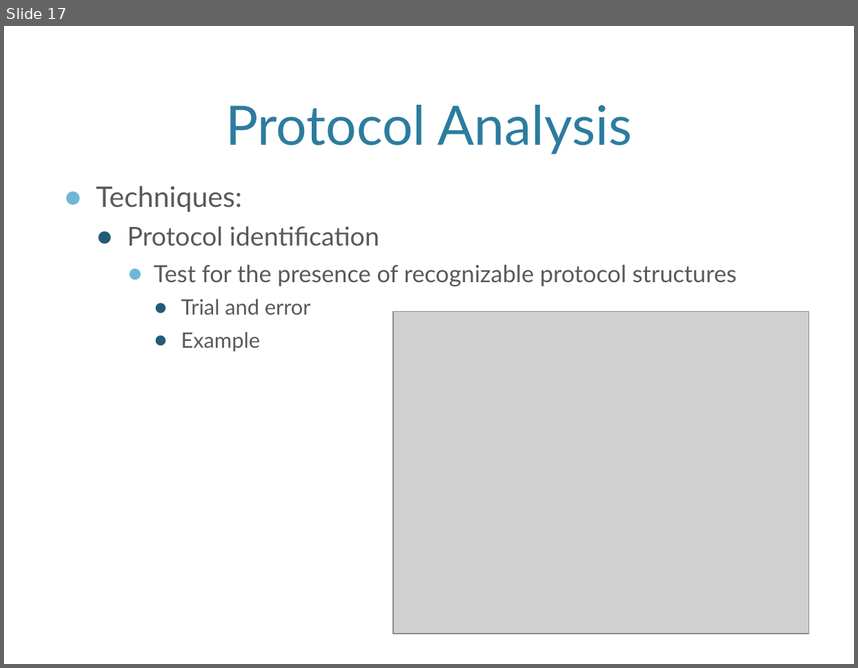
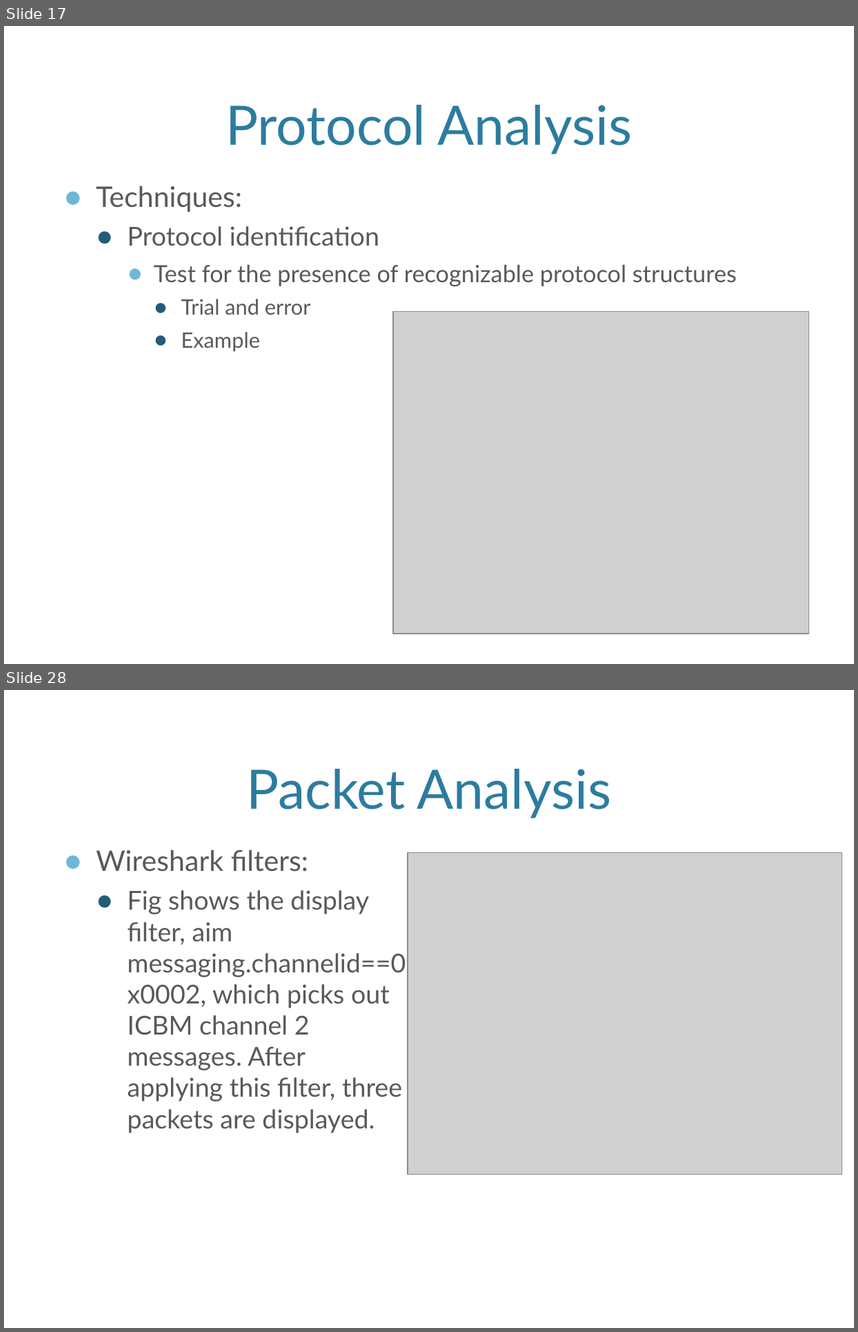
Before and after one commit to nave91/CS695NetForensics, a slide deck: Ch4.Packet_Analysis.pptx. Shown one above the other, each under a label of ours: slide 17 before the commit, slides 17 and 28 after it; the slides between them are not shown. The pictures are 858x668 and 858x1332 pixels, drawn with LibreOffice and Linux fonts; fonts in the diff are those of the drawing; grey boxes stand for pictures; background and template pictures are left out. Boxes give left, top, right and bottom in pixels: in the first picture for what was removed or moved away, otherwise in the second. Text is boxed around its words. In the diff, an @@ line names an element or a change of style, - is before the commit and + after.

```diff
--- a/Ch4.Packet_Analysis.pptx
+++ b/Ch4.Packet_Analysis.pptx
@@ slide 28 added at [4,690,854,1328], background picture (left out) @@
@@ title added at [246,769,612,818], 46 pt, text #2C7C9F @@
+Packet Analysis
@@ text added at [96,849,406,1133], 22 pt, text #595959 @@
+● Wireshark filters:
+  ● Fig shows the display ﬁlter, aim messaging.channelid==0x0002, which picks out ICBM channel 2 messages. After applying this ﬁlter, three packets are displayed.
@@ picture added at [408,852,842,1174] @@
```
Also in this commit, not shown: 1 slide changed, 20 other slides added.
